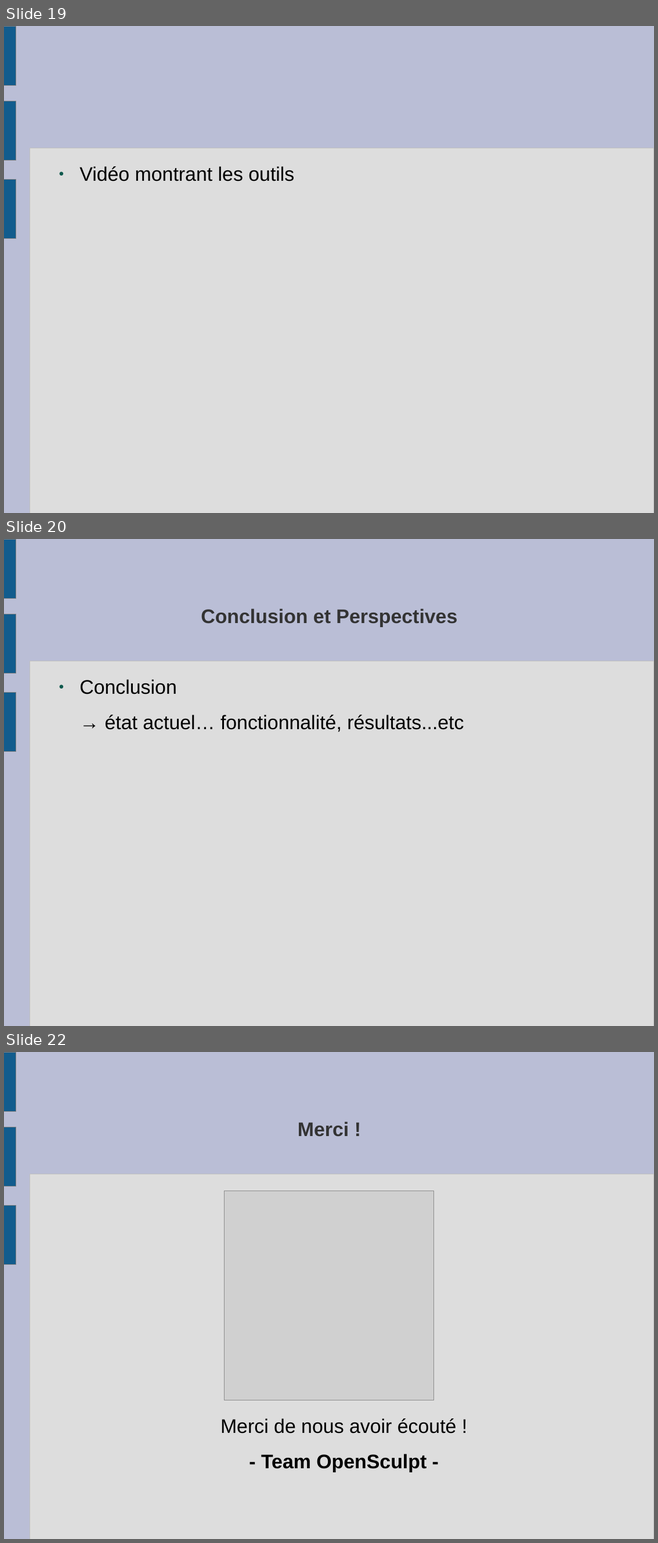
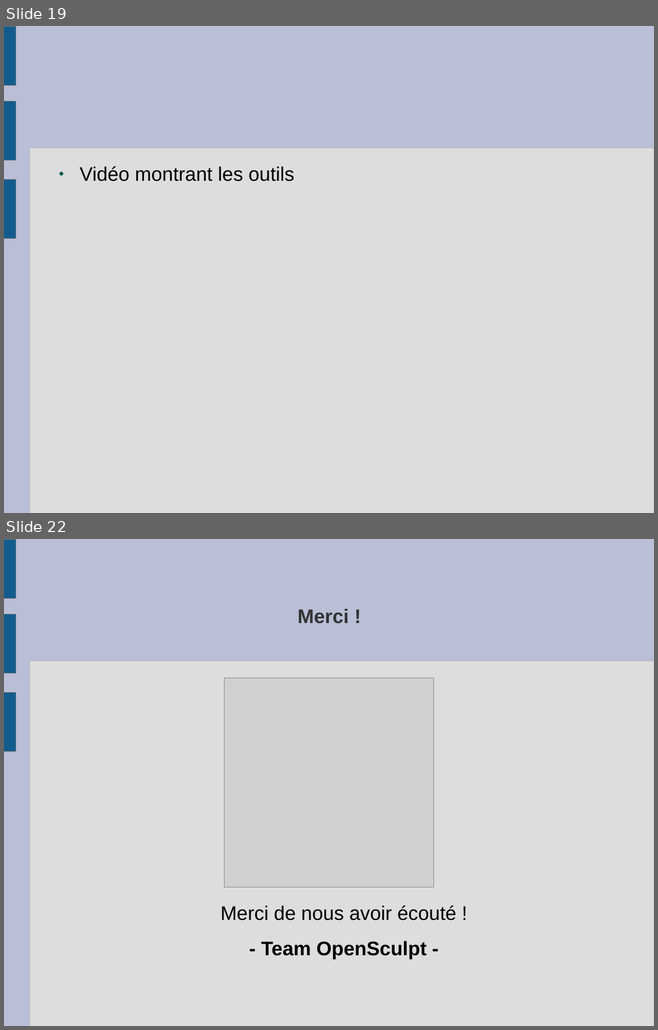
Before and after one commit to slvrgauthier/OpenSculpt, a slide deck: Documentation/Soutenance.odp. Shown one above the other, each under a label of ours: slides 19, 20 and 22 before the commit, slides 19 and 22 after it; the slides between them are not shown. The pictures are 658x1543 and 658x1030 pixels, drawn with LibreOffice and Linux fonts; fonts in the diff are those of the drawing; grey boxes stand for pictures. Boxes give left, top, right and bottom in pixels: in the first picture for what was removed or moved away, otherwise in the second. Text is boxed around its words. In the diff, an @@ line names an element or a change of style, - is before the commit and + after.

```diff
--- a/Documentation/Soutenance.odp
+++ b/Documentation/Soutenance.odp
@@ slide 20 removed at (4,539,654,1026), background #BABED6; not listed: 4 template elements that a slide beside it also shows @@
@@ title removed at (201,609,457,627) @@
-Conclusion et Perspectives
@@ text removed at (79,679,463,732) @@
-● Conclusion
-→ état actuel… fonctionnalité, résultats...etc
```
Also in this commit, not shown: 2 slides added, 1 other slide removed.
